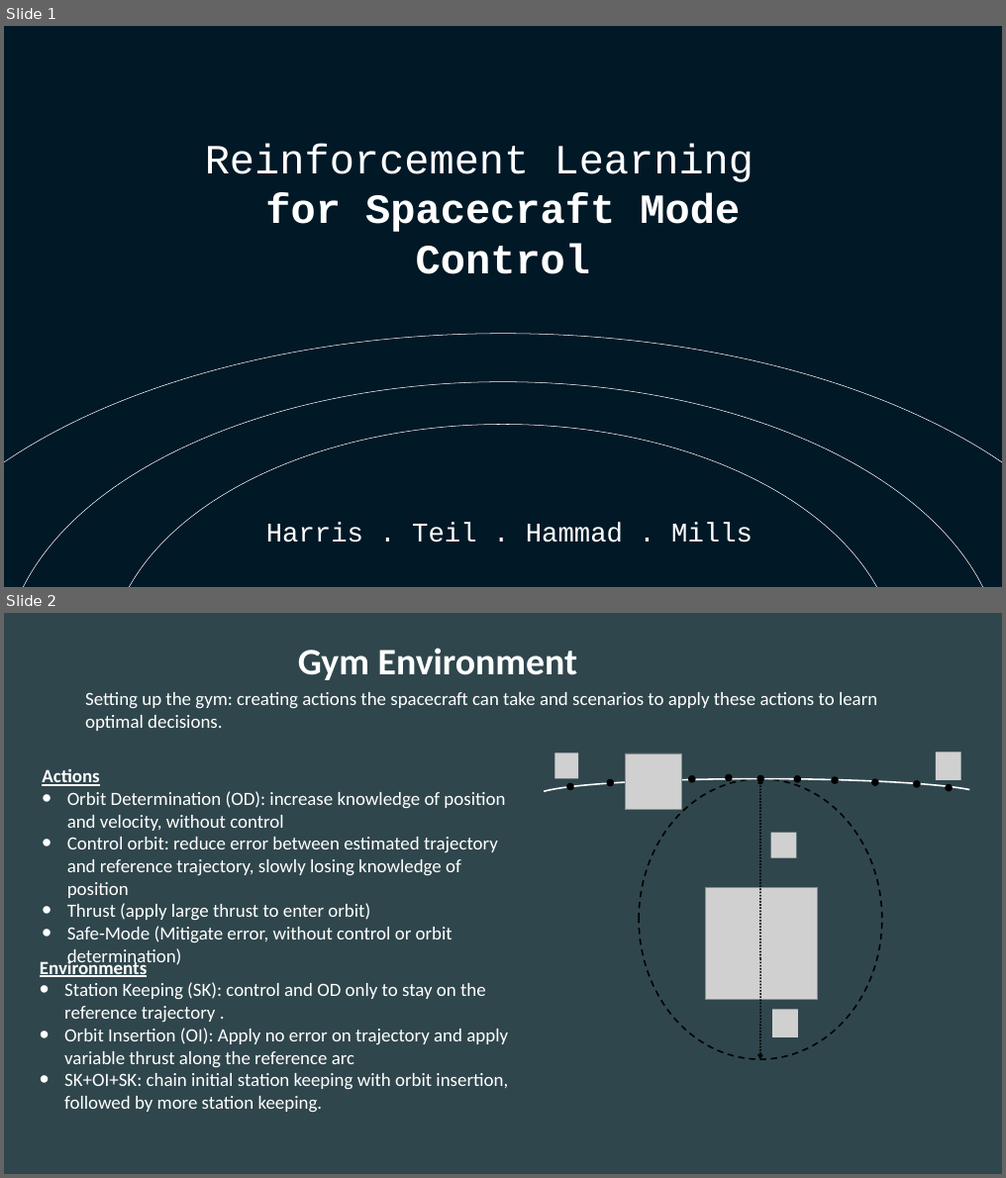
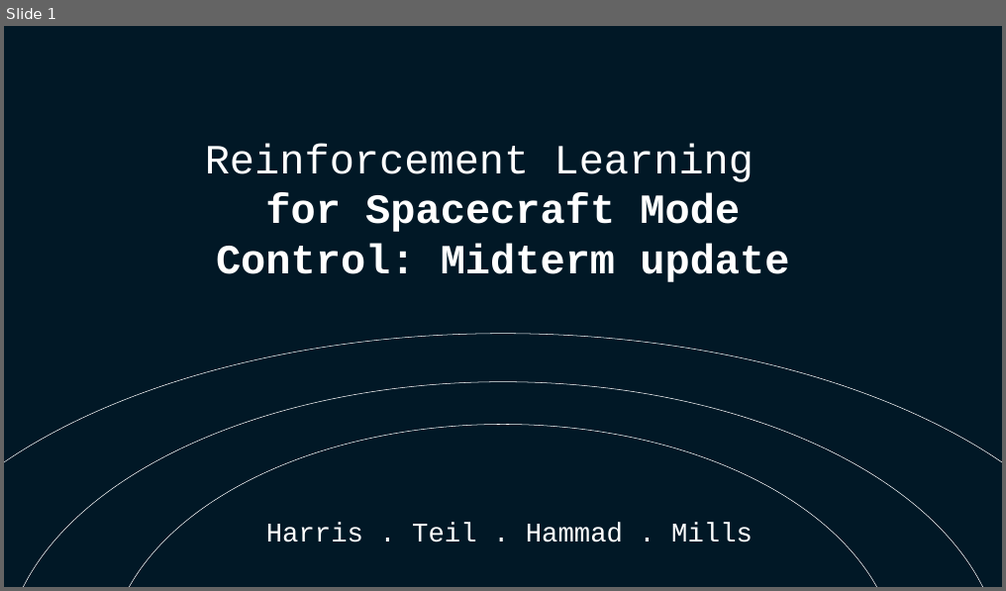
Before and after one commit to atharris/OrbitReinforcementLearning, a slide deck: presentation/midpoint.pptx. Shown one above the other, each under a label of ours: slides 1 and 2 before the commit, slide 1 after it. The pictures are 1006x1178 and 1006x591 pixels, drawn with LibreOffice and Linux fonts; fonts in the diff are those of the drawing; grey boxes stand for pictures. Boxes give left, top, right and bottom in pixels: in the first picture for what was removed or moved away, otherwise in the second. Text is boxed around its words. In the diff, an @@ line names an element or a change of style, - is before the commit and + after.

Commit message:
Tweaking the presentation, adding figures

```diff
--- a/presentation/midpoint.pptx
+++ b/presentation/midpoint.pptx
@@ slide 2 removed at box(4, 613, 1002, 1174), background #2F464C @@
@@ text removed at box(298, 648, 578, 680) @@
-Gym Environment
@@ text removed at box(85, 692, 877, 731) @@
-Setting up the gym: creating actions the spacecraft can take and scenarios to apply these actions to learn optimal decisions.
@@ picture removed at box(554, 753, 578, 778) @@
@@ picture removed at box(625, 754, 681, 809) @@
@@ picture removed at box(936, 752, 961, 780) @@
@@ text removed at box(42, 768, 505, 967) @@
-Actions
-• Orbit Determination (OD): increase knowledge of position and velocity, without control
-• Control orbit: reduce error between estimated trajectory and reference trajectory, slowly losing knowledge of position
-• Thrust (apply large thrust to enter orbit)
-• Safe-Mode (Mitigate error, without control or orbit determination)
@@ arc (boxed as its full ellipse) removed at box(537, 778, 984, 812) @@
@@ ellipse removed at box(566, 783, 574, 790) @@
@@ ellipse removed at box(607, 779, 614, 786) @@
@@ ellipse removed at box(639, 778, 882, 1059) @@
@@ ellipse removed at box(688, 775, 695, 783) @@
@@ ellipse removed at box(725, 774, 732, 781) @@
@@ ellipse removed at box(756, 775, 764, 782) @@
@@ freeform shape removed at box(760, 778, 760, 959) @@
@@ ellipse removed at box(793, 775, 801, 783) @@
@@ ellipse removed at box(831, 776, 839, 784) @@
@@ ellipse removed at box(871, 778, 879, 786) @@
@@ ellipse removed at box(913, 780, 921, 788) @@
@@ ellipse removed at box(944, 784, 952, 791) @@
@@ picture removed at box(770, 832, 797, 859) @@
@@ picture removed at box(705, 887, 818, 999) @@
@@ text removed at box(40, 959, 508, 1113) @@
-Environments
-• Station Keeping (SK): control and OD only to stay on the reference trajectory .
-• Orbit Insertion (OI): Apply no error on trajectory and apply variable thrust along the reference arc
-• SK+OI+SK: chain initial station keeping with orbit insertion, followed by more station keeping.
@@ freeform shape removed at box(760, 959, 760, 1059) @@
@@ picture removed at box(772, 1009, 798, 1038) @@
@@ slide 1 changed as well @@
@@ text at box(205, 144, 789, 282): text changed @@
-Reinforcement Learning
-for Spacecraft Mode Control
+Reinforcement Learning
+for Spacecraft Mode Control: Midterm update
```
Also in this commit, not shown: 2 other slides changed, 1 slide added, 2 other files.
